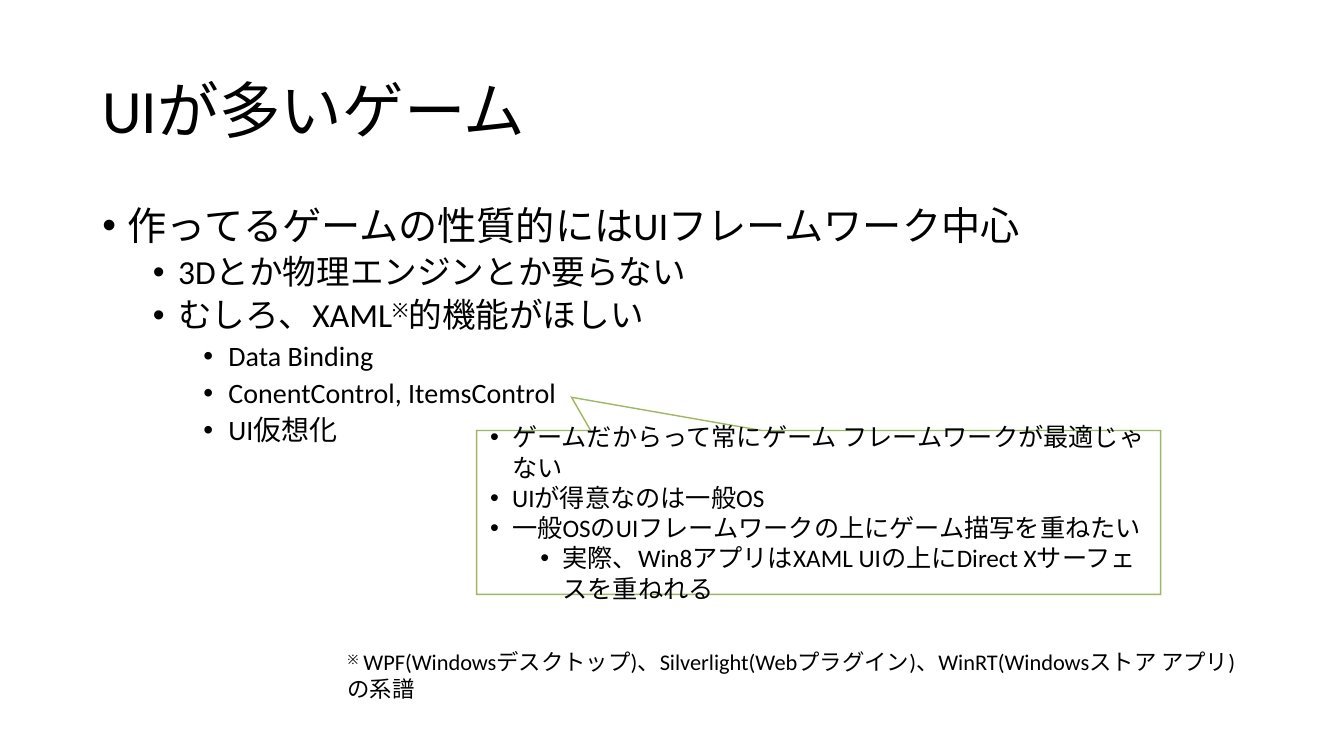
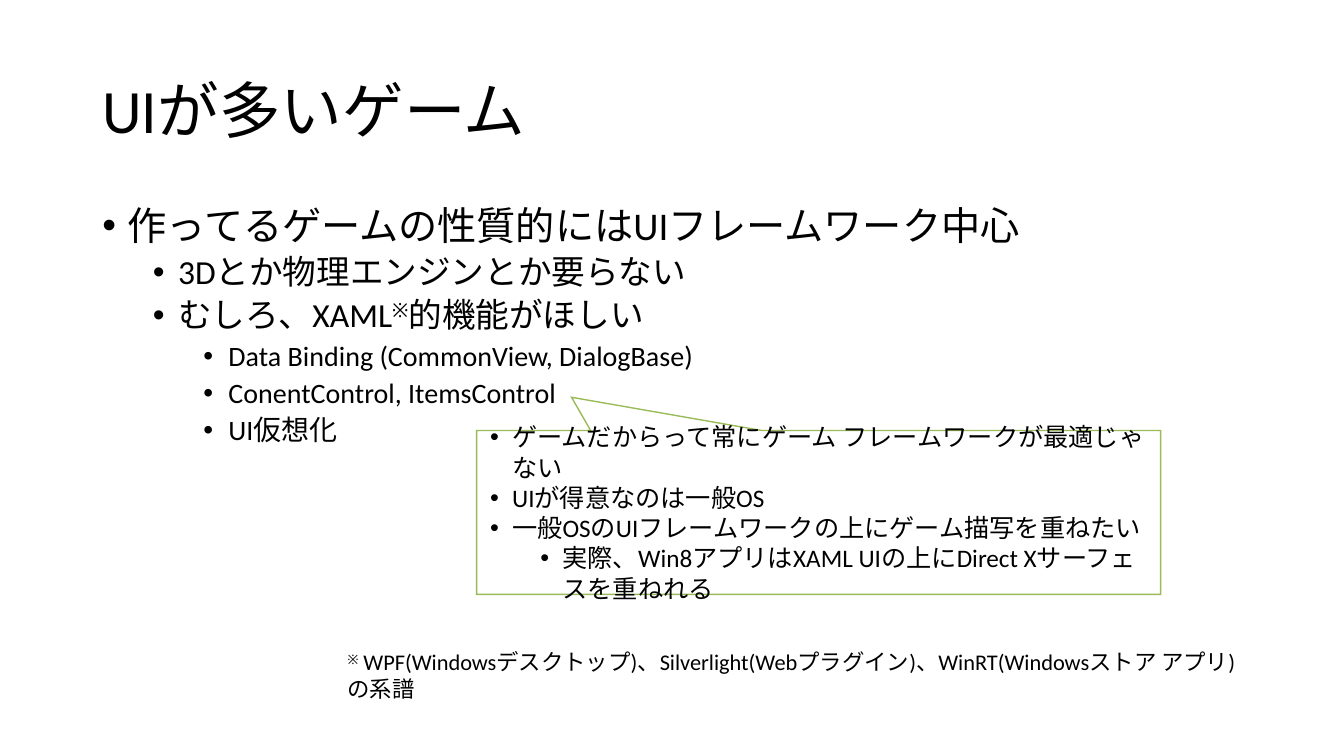
Before and after one commit to ppcuni/UnityCsharp20150321, a slide deck: slide 67 of doc/自社フレームワーク.pptx (slide 64 before the commit). Drawn at 1344x756 pixels with LibreOffice and Linux fonts; fonts in the diff are those of the drawing. Boxes give left, top, right and bottom in pixels: in the first picture for what was removed or moved away, otherwise in the second. Text is boxed around its words. In the diff, an @@ line names an element or a change of style, - is before the commit and + after.

```diff
--- a/doc/自社フレームワーク.pptx
+++ b/doc/自社フレームワーク.pptx
@@ text at <box>228,345,693,371</box>: text changed @@
-    • Data Binding
+    • Data Binding (CommonView, DialogBase)
```
Also in this commit, not shown: 9 other slides changed, 2 slides added.
